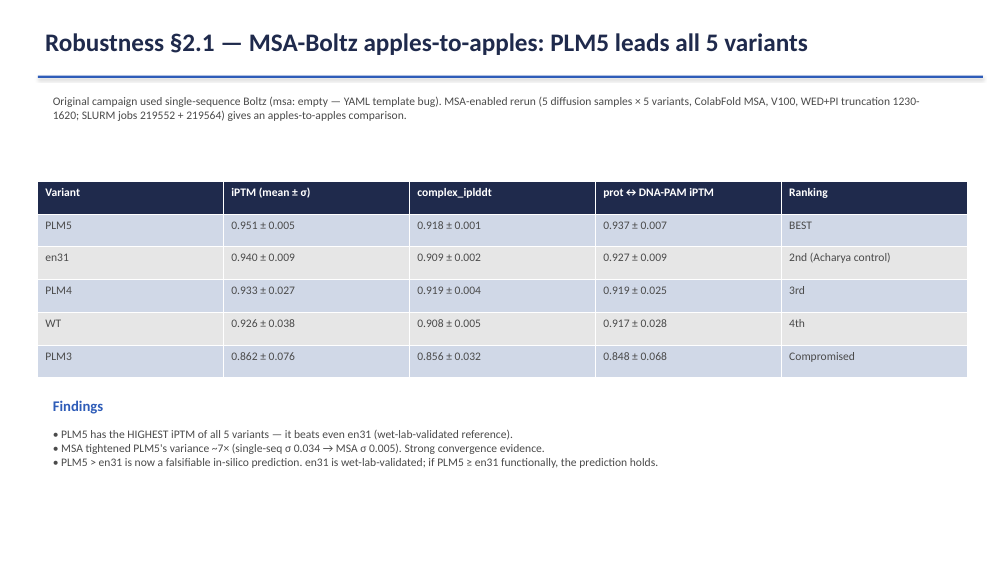
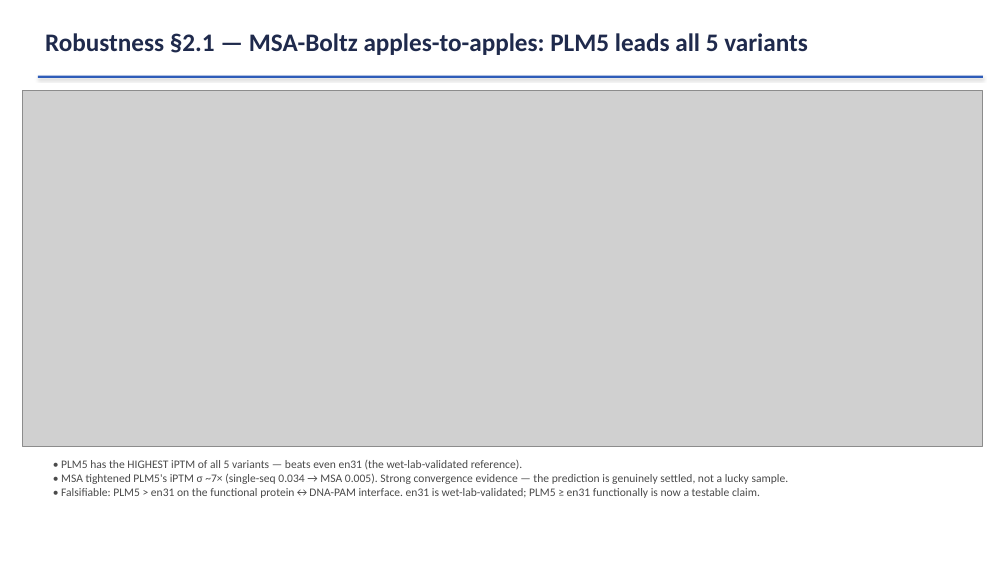
Before and after one commit to visvikbharti/protein-language-model-exploration, a slide deck: slide 17 of docs/presentation/FnCas9_PLM_Redesign.pptx. Drawn at 1008x567 pixels with LibreOffice and Linux fonts; fonts in the diff are those of the drawing; grey boxes stand for pictures. Boxes give left, top, right and bottom in pixels: in the first picture for what was removed or moved away, otherwise in the second. Text is boxed around its words. In the diff, an @@ line names an element or a change of style, - is before the commit and + after.

```diff
--- a/docs/presentation/FnCas9_PLM_Redesign.pptx
+++ b/docs/presentation/FnCas9_PLM_Redesign.pptx
@@ picture added at box(23, 91, 983, 446) @@
@@ text removed at box(53, 97, 920, 121) @@
-Original campaign used single-sequence Boltz (msa: empty — YAML template bug). MSA-enabled rerun (5 diffusion samples × 5 variants, ColabFold MSA, V100, WED+PI truncation 1230-1620; SLURM jobs 219552 + 219564) gives an apples-to-apples comparison.
@@ table removed at box(38, 181, 968, 378), 6 rows, 5 columns @@
-Variant | iPTM (mean ± σ) | complex_iplddt | prot↔DNA-PAM iPTM | Ranking
-PLM5 | 0.951 ± 0.005 | 0.918 ± 0.001 | 0.937 ± 0.007 | BEST
-en31 | 0.940 ± 0.009 | 0.909 ± 0.002 | 0.927 ± 0.009 | 2nd (Acharya control)
-PLM4 | 0.933 ± 0.027 | 0.919 ± 0.004 | 0.919 ± 0.025 | 3rd
-WT | 0.926 ± 0.038 | 0.908 ± 0.005 | 0.917 ± 0.028 | 4th
-PLM3 | 0.862 ± 0.076 | 0.856 ± 0.032 | 0.848 ± 0.068 | Compromised
@@ text removed at box(53, 400, 104, 414) @@
-Findings
@@ text at box(61, 460, 789, 498): text changed @@
-• PLM5 has the HIGHEST iPTM of all 5 variants — it beats even en31 (wet-lab-validated reference).
-• MSA tightened PLM5's variance ~7× (single-seq σ 0.034 → MSA σ 0.005). Strong convergence evidence.
-• PLM5 > en31 is now a falsifiable in-silico prediction. en31 is wet-lab-validated; if PLM5 ≥ en31 functionally, the prediction holds.
+• PLM5 has the HIGHEST iPTM of all 5 variants — beats even en31 (the wet-lab-validated reference).
+• MSA tightened PLM5's iPTM σ ~7× (single-seq 0.034 → MSA 0.005). Strong convergence evidence — the prediction is genuinely settled, not a lucky sample.
+• Falsifiable: PLM5 > en31 on the functional protein↔DNA-PAM interface. en31 is wet-lab-validated; PLM5 ≥ en31 functionally is now a testable claim.
```
Also in this commit, not shown: 2 other slides changed, 4 slides added, 1 slide removed, 17 other files.
